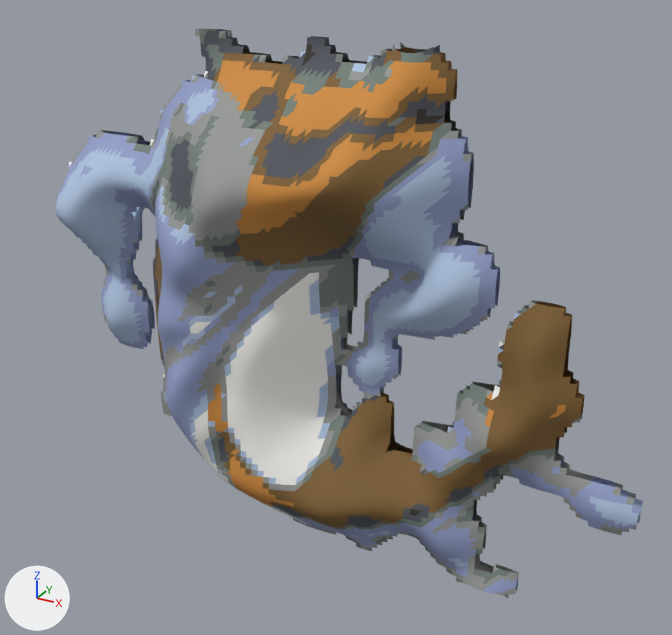
A saved change to the glTF model phaser-game/public/assets/models3d/odamryul.glb.
Rendered twice from a camera (50 mm lens) standing at (557.0, -990.0, 848.0) and looking at (10.0, 4.0, 351.0). Arrows for +X, +Y and +Z are at lower left; the lights stay in place. The picture after the commit comes second. Vertices at exactly the same position are counted once.

Objects in the first picture: 'odamryul'.
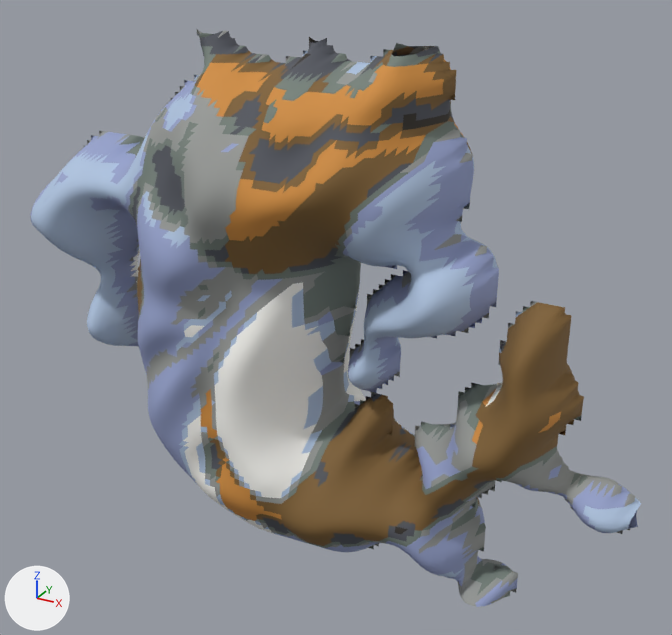
What differs and where, as boxes [x1, y1, x2, y2] in the pictures (672 x 635 px):
'odamryul', reshaped
    before: [55, 28, 643, 598]
    after: [30, 29, 641, 607]
part 1 of me_odamryul, rebuilt
    before: [55, 29, 640, 598]
    after: [30, 29, 641, 607]
part 2 of me_odamryul, deleted (mostly hidden)
    before: [93, 28, 643, 591]

The change in detail:
me_odamryul is used by ob_odamryul; location (0.0, 0.0, 0.0).
me_odamryul had 11274 vertices, 21124 faces and spanned x -428.0..428.0, y -156.0..156.0, z 0.0..709.0.
me_odamryul now has 10554 vertices, 20944 faces and spans x -428.0..428.0, y -170.0..170.0, z 0.0..709.0.
me_odamryul part 1: the loose piece of 5637 vertices spanning x -428.0..428.0, y -156.0..-1.0, z 0.0..709.0 is rebuilt with 10554 vertices and now spans x -428.0..428.0, y -170.0..170.0, z 0.0..709.0.
me_odamryul part 2: the loose piece of 5637 vertices spanning x -428.0..428.0, y 1.0..156.0, z 0.0..709.0 is deleted.
